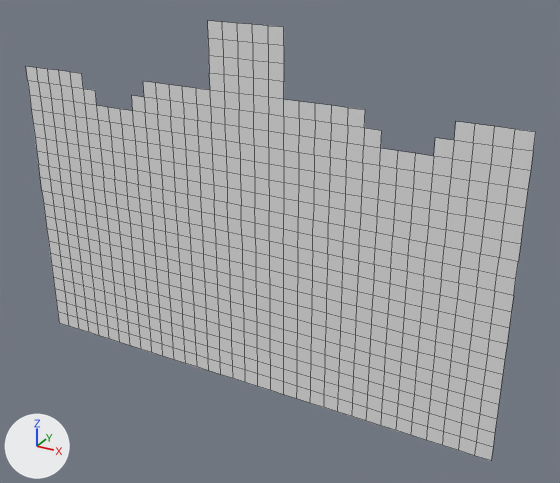
The OBJ model MardukGame/Assets/Tiled2Unity/Meshes/levelChunk10.obj, before and after one commit.
Rendered twice from a 50 mm lens placed at (-1930.0, -2454.0, -683.0), pointed at (-3304.0, 45.0, -1933.0). Arrows for +X, +Y and +Z are at lower left; the lights stay in place. Mesh edges are drawn as thin lines. Where no turn or scale is listed for an object, it has been applied to the vertices.

The older version as bpy lines, for what is in view:
```python
me_levelchunk10 = bpy.data.meshes.new('levelChunk10')
me_levelchunk10.from_pydata(...)  # 747 vertices, 684 faces; spans x -4544.0..-2368.0, y 0.0, z -2624.0..-1088.0
ob_levelchunk10 = bpy.data.objects.new('levelChunk10', me_levelchunk10)
ob_levelchunk10.location = (0.0, 0.0, 0.0)
```
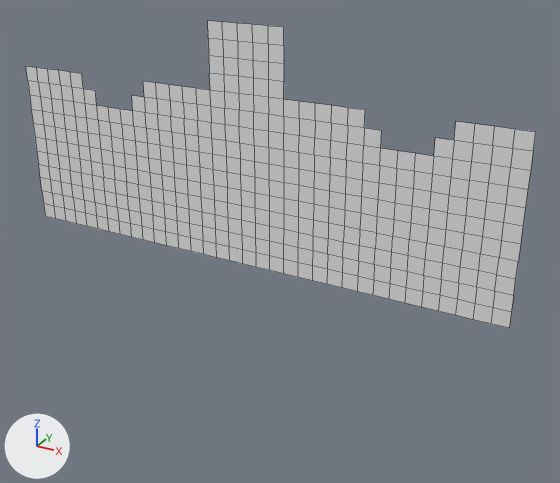
What changed in the scene script:
```text
Change me_levelchunk10:
    used by ob_levelchunk10; location = (0.0, 0.0, 0.0)
    remove me_levelchunk10.from_pydata(...)  # 747 vertices, 684 faces; spans x -4544.0..-2368.0, y 0.0, z -2624.0..-1088.0
    add me_levelchunk10.from_pydata(...)  # 432 vertices, 378 faces; spans x -4544.0..-2368.0, y 0.0, z -2048.0..-1088.0
    me_levelchunk10 part 1: 315 vertices removed from x -4544.0..-2368.0, y 0.0, z -2624.0..-2112.0
```

Pixel boxes (x1, y1, x2, y2) of what changed, in the pictures (560 x 483 px):
'levelChunk10', reshaped (30% shorter): before (26, 21, 536, 461); after (26, 21, 536, 328)
part 1 of me_levelchunk10, deleted: before (45, 216, 509, 461)
